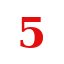
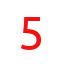
Before/after of a 64 × 64 layered artwork. What changed in the layer stack:
painted on "5" over <box>20,17,44,50</box>
